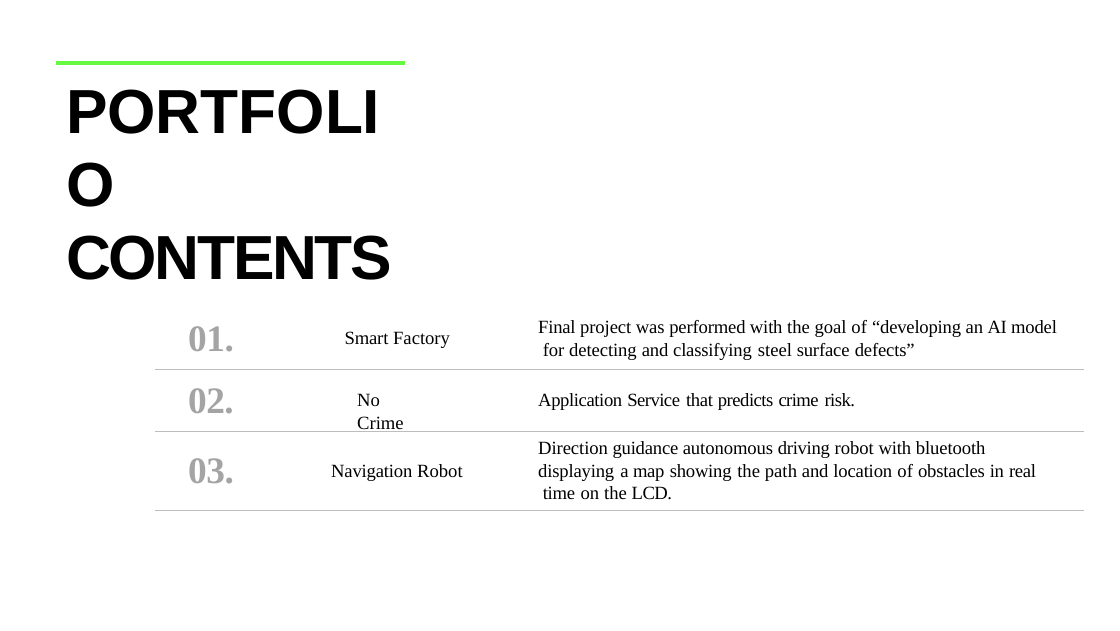
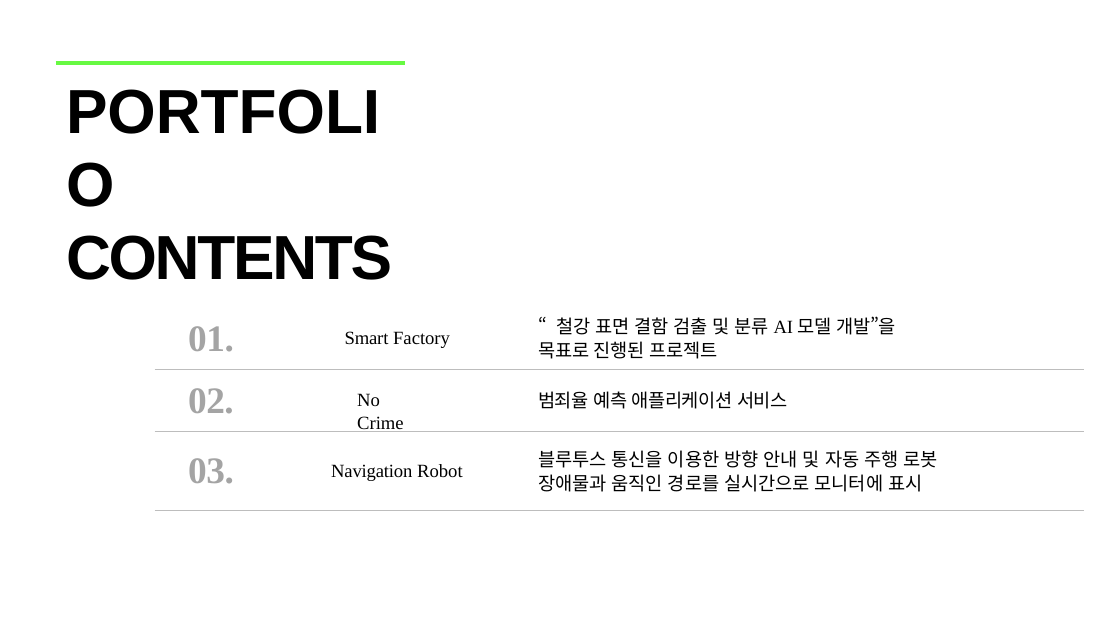
Before and after one commit to June222/June222.github.io, a slide deck: slide 3 of porfolio_kangjunwoo-010-5495-4551.pptx. Drawn at 1120x631 pixels with LibreOffice and Linux fonts; fonts in the diff are those of the drawing. Boxes give left, top, right and bottom in pixels: in the first picture for what was removed or moved away, otherwise in the second. Text is boxed around its words. In the diff, an @@ line names an element or a change of style, - is before the commit and + after.

Commit message:
목차 수정

```diff
--- a/porfolio_kangjunwoo-010-5495-4551.pptx
+++ b/porfolio_kangjunwoo-010-5495-4551.pptx
@@ text at (538,316,896,359): text changed @@
-Final project was performed with the goal of “developing an AI model for detecting and classifying steel surface defects”
+“철강 표면 결함 검출 및 분류 AI 모델 개발”을
+목표로 진행된 프로젝트
@@ text at (538,391,788,409): text changed @@
-Application Service that predicts crime risk.
+범죄율 예측 애플리케이션 서비스
@@ text at (538,450,938,492): text changed @@
-Direction guidance autonomous driving robot with bluetooth displaying a map showing the path and location of obstacles in real time on the LCD.
+블루투스 통신을 이용한 방향 안내 및 자동 주행 로봇
+장애물과 움직인 경로를 실시간으로 모니터에 표시
```
